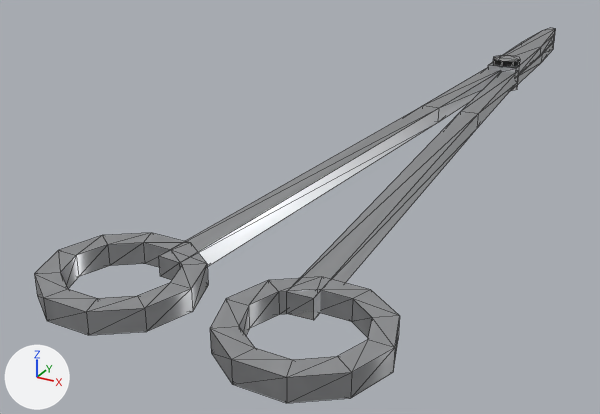
Two versions of the glTF model assets/instruments/metzenbaum_scissors.glb, one commit apart.
The view is the same before and after, from a camera (50 mm lens) standing at (0.0505, -0.1491, 0.05) and looking at (-0.021, -0.019, -0.015). Every picture has the same lights, and +X, +Y and +Z are marked at lower left. The picture after the commit comes second. Mesh edges are drawn as thin lines. Vertices at exactly the same position are counted once.

Objects in the first picture: 's3_metzenbaum_scissors'.
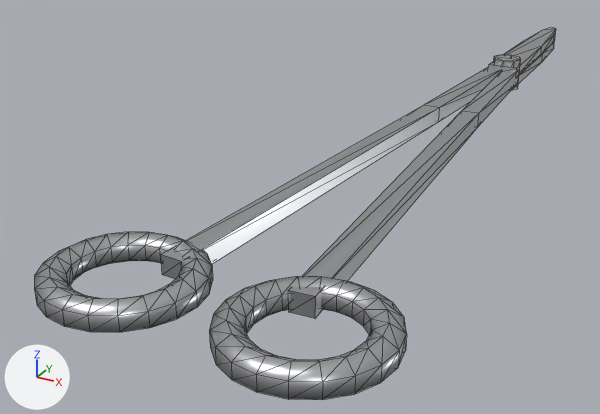
What changed in the scene script:
```text
Change me_s3_metzenbaum_scissors:
    used by ob_s3_metzenbaum_scissors; location = (0.0, 0.0, 0.0)
    remove me_s3_metzenbaum_scissors.from_pydata(...)  # 152 vertices, 284 faces; spans x -0.024..0.024, y -0.09..0.09, z -0.004..0.004
    add me_s3_metzenbaum_scissors.from_pydata(...)  # 312 vertices, 604 faces; spans x -0.024..0.024, y -0.09..0.09, z -0.004..0.004
    me_s3_metzenbaum_scissors part 1: the loose piece of 40 vertices spanning x 0.002..0.024, y -0.09..-0.069, z -0.002..0.002 is rebuilt with 120 vertices and now spans x 0.002..0.024, y -0.09..-0.068, z -0.002..0.002
    me_s3_metzenbaum_scissors part 2: the loose piece of 40 vertices spanning x -0.024..-0.002, y -0.09..-0.069, z -0.002..0.002 is rebuilt with 120 vertices and now spans x -0.024..-0.002, y -0.09..-0.068, z -0.002..0.002
    me_s3_metzenbaum_scissors part 3: 107 kept faces spanning x -0.011..0.011, y -0.074..0.09, z -0.004..0.004 get new texture (UV) coordinates
```

Changed parts and their boxes [x1, y1, x2, y2] in the pictures (600 x 414 px):
's3_metzenbaum_scissors', reshaped: before [34, 28, 556, 403]; after [34, 28, 556, 400]
part 1 of me_s3_metzenbaum_scissors, rebuilt: before [210, 277, 400, 403]; after [209, 276, 407, 400]
part 2 of me_s3_metzenbaum_scissors, rebuilt: before [34, 233, 208, 335]; after [34, 232, 213, 332]
part 3 of me_s3_metzenbaum_scissors, surface changed: [161, 28, 556, 318] in both
